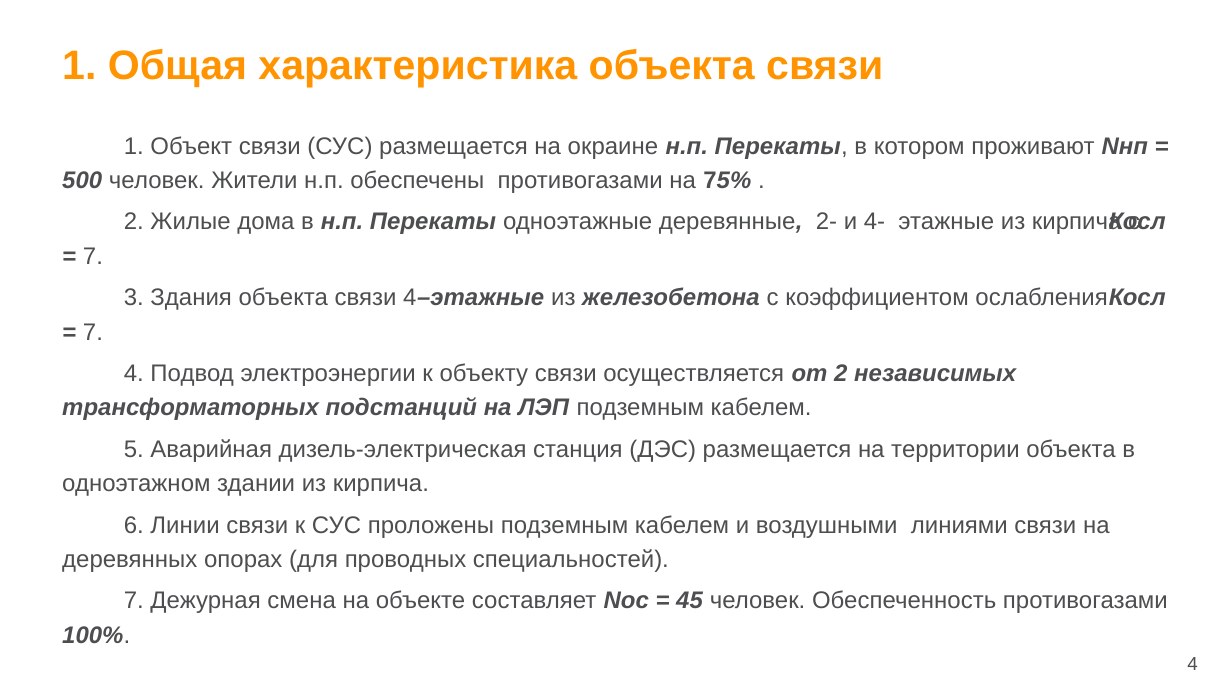
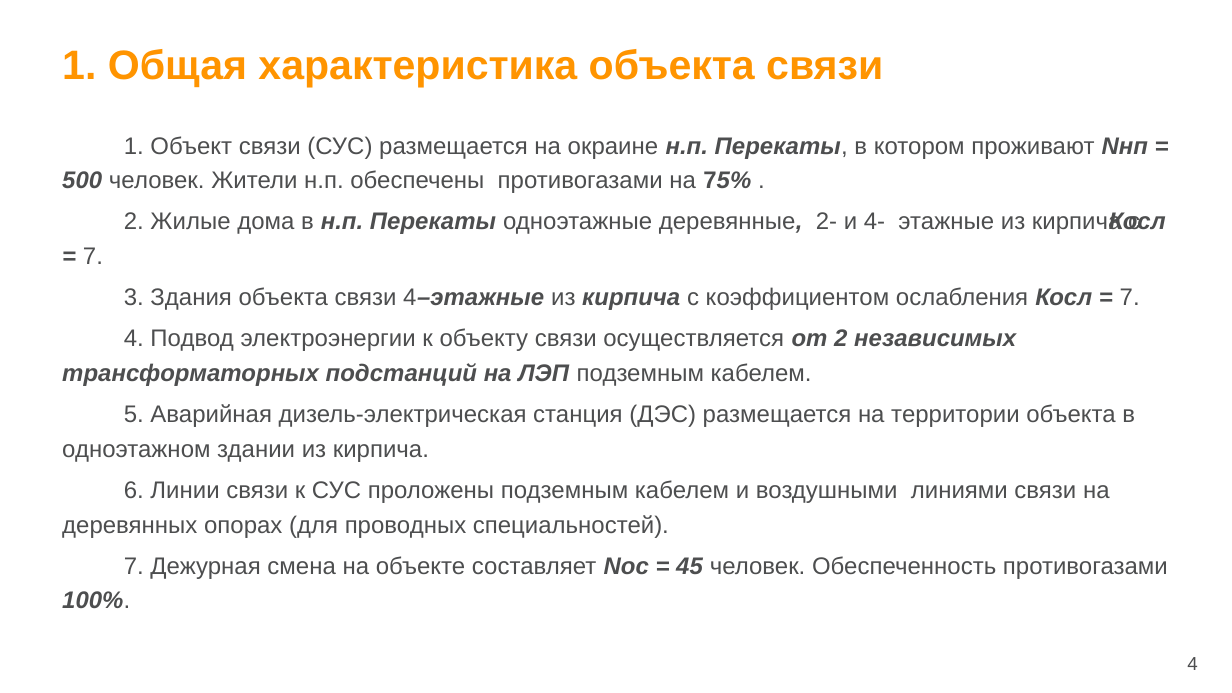
Before and after one commit to ekkimukk/bonch, a slide deck: slide 4 of 7semester/bzhd/praxis/1.pptx. Drawn at 1232x693 pixels with LibreOffice and Linux fonts; fonts in the diff are those of the drawing; background and template pictures are left out. Boxes give left, top, right and bottom in pixels: in the first picture for what was removed or moved away, otherwise in the second. Text is boxed around its words. In the diff, an @@ line names an element or a change of style, - is before the commit and + after.

```diff
--- a/7semester/bzhd/praxis/1.pptx
+++ b/7semester/bzhd/praxis/1.pptx
@@ text at [124,287,1140,310]: text changed @@
-3. Здания объекта связи 4–этажные из железобетона с коэффициентом ослабления Косл = 7.
+3. Здания объекта связи 4–этажные из кирпича с коэффициентом ослабления Косл = 7.
```
Also in this commit, not shown: 2 other slides changed.
